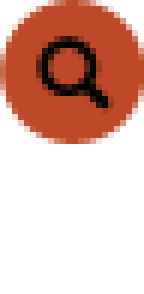
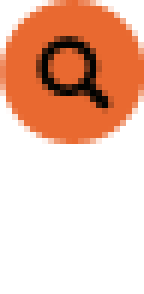
The second w=144, h=294 image is a revision of the first. Changes to its layers:
painted on "Layer 2" over [left=0, top=0, right=144, bottom=144]
